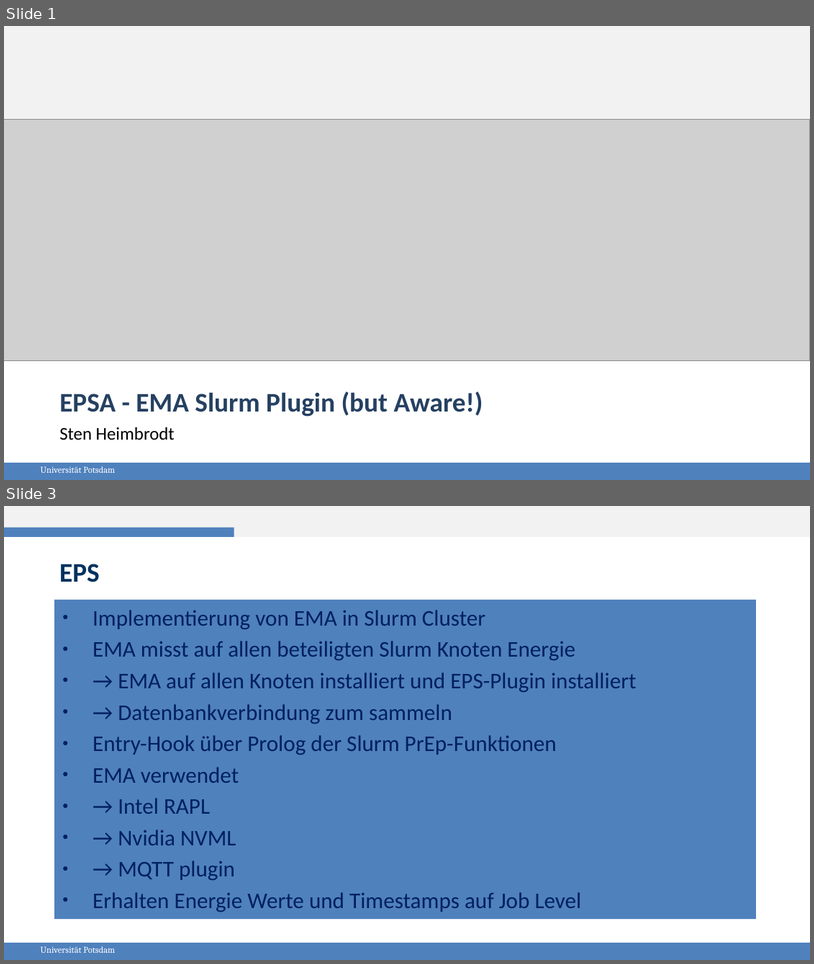
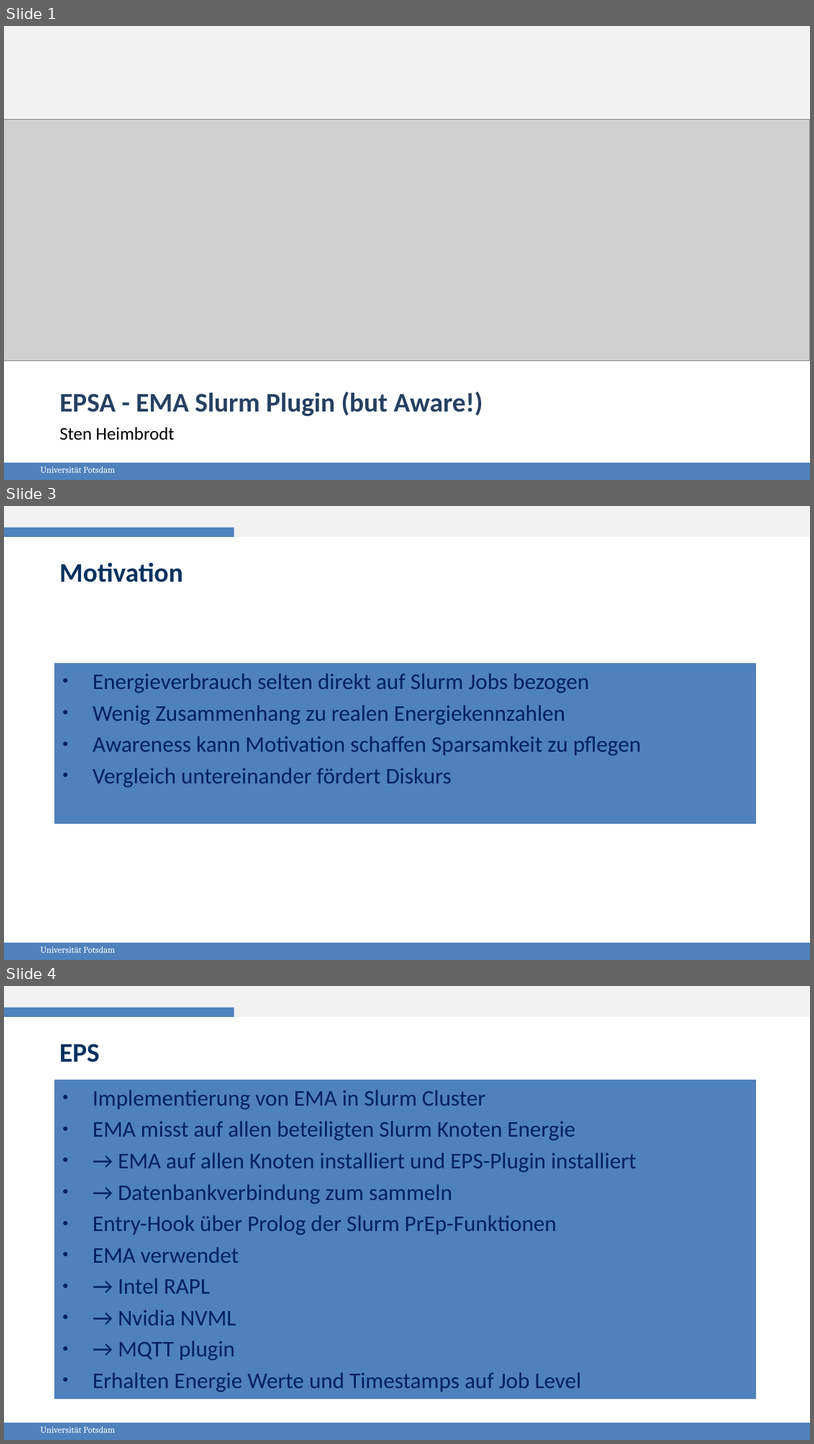
Before and after one commit to gespel/EPSA, a slide deck: praesi.odp. Shown one above the other, each under a label of ours: slides 1 and 3 before the commit, slides 1, 3 and 4 after it; the slides between them are not shown. The pictures are 814x964 and 814x1444 pixels, drawn with LibreOffice and Linux fonts; fonts in the diff are those of the drawing; grey boxes stand for pictures; background and template pictures are left out. Boxes give left, top, right and bottom in pixels: in the first picture for what was removed or moved away, otherwise in the second. Text is boxed around its words. In the diff, an @@ line names an element or a change of style, - is before the commit and + after.

```diff
--- a/praesi.odp
+++ b/praesi.odp
@@ slide 3 added at (4,506,810,960), background #FFFFFF; not listed: 4 template elements that a slide beside it also shows @@
@@ text added at (59,562,183,582), 24 pt, text #00315E, bold @@
+Motivation
@@ rectangle added at (55,663,757,824), fill #4F81BD, 20 pt, text #002060 @@
+● Energieverbrauch selten direkt auf Slurm Jobs bezogen
+● Wenig Zusammenhang zu realen Energiekennzahlen
+● Awareness kann Motivation schaffen Sparsamkeit zu pflegen
+● Vergleich untereinander fördert Diskurs
@@ what was slide 3 is now slide 4 @@
```
Also in this commit, not shown: 8 slides changed, 2 other slides added, 1 other file.
